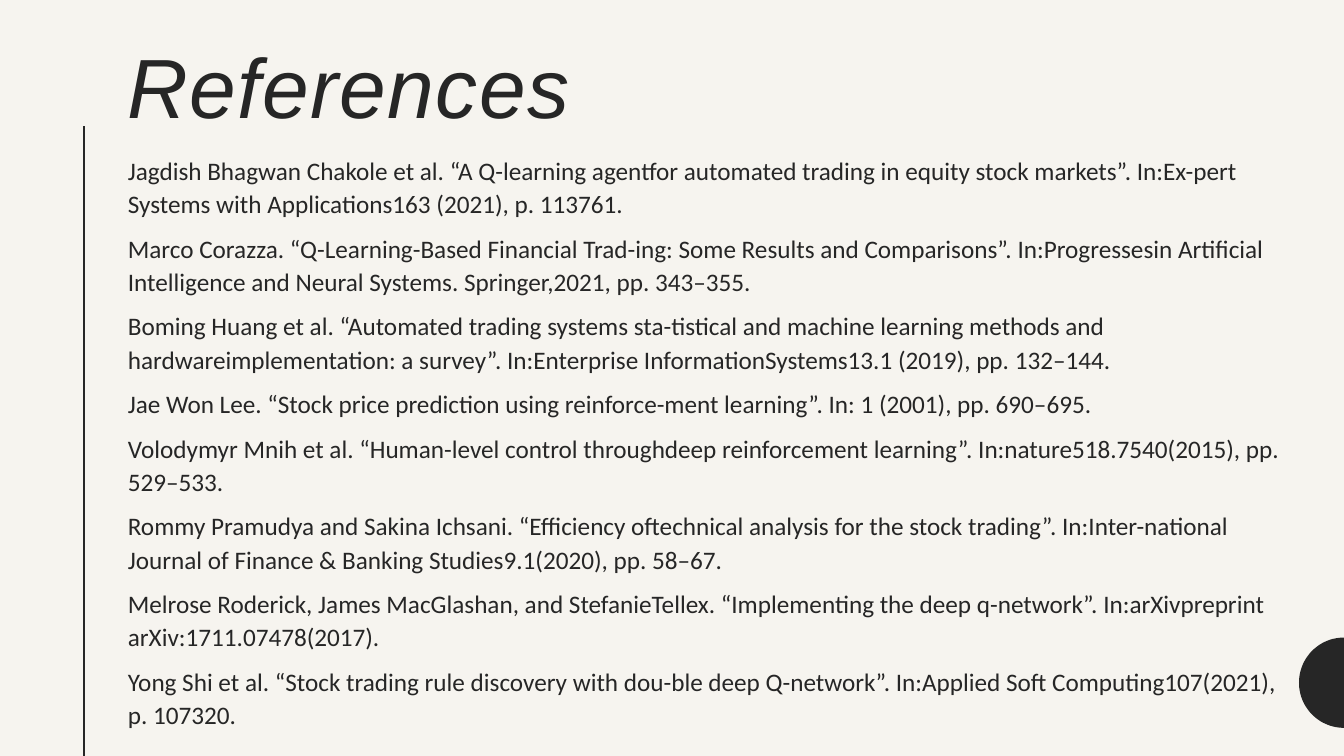
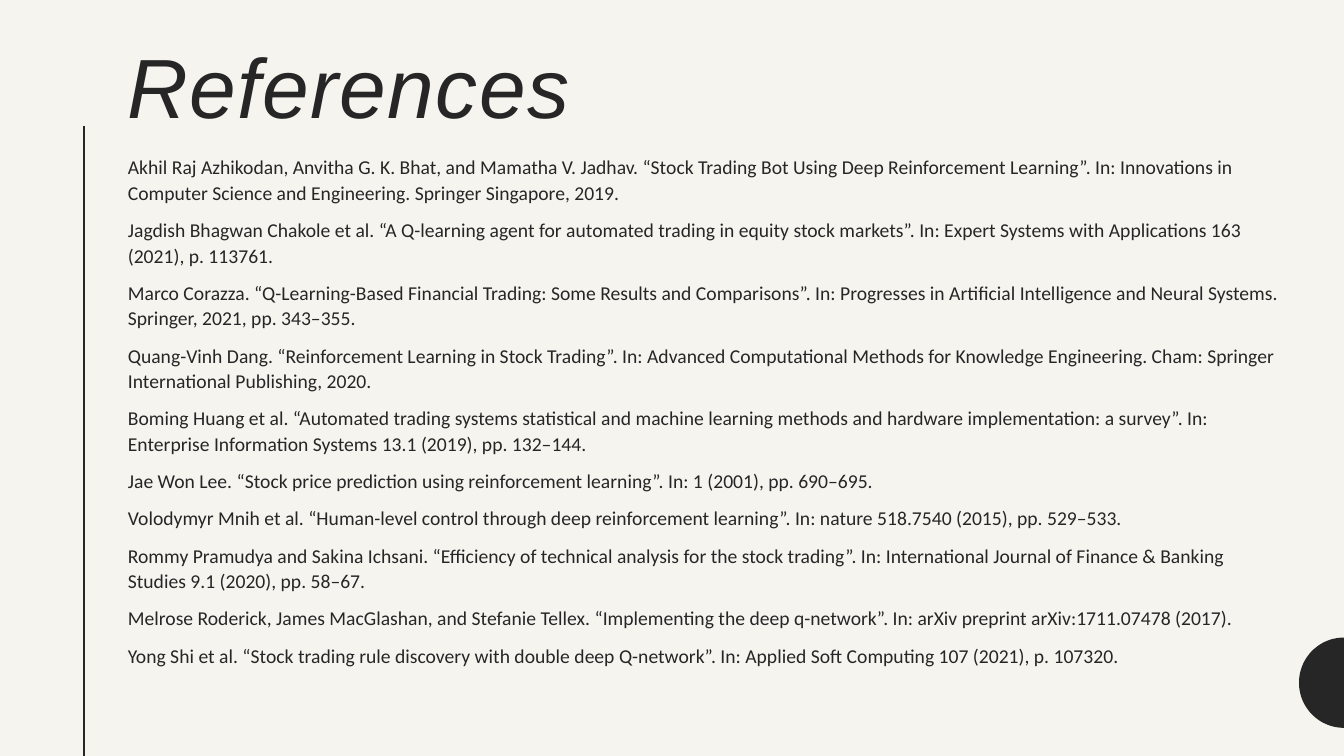
Before and after one commit to JacobTheDuck/Crypto-Reinforcement-Learning, a slide deck: slide 9 of RL Crypto Midterm.pptx. Drawn at 1344x756 pixels with LibreOffice and Linux fonts; fonts in the diff are those of the drawing. Boxes give left, top, right and bottom in pixels: in the first picture for what was removed or moved away, otherwise in the second. Text is boxed around its words. In the diff, an @@ line names an element or a change of style, - is before the commit and + after.

Commit message:
Update Power Point with references

```diff
--- a/RL Crypto Midterm.pptx
+++ b/RL Crypto Midterm.pptx
@@ text at bbox=[128, 160, 1277, 667]: text changed; size 18 to 14 pt @@
-Jagdish Bhagwan Chakole et al. “A Q-learning agentfor automated trading in equity stock markets”. In:Ex-pert Systems with Applications163 (2021), p. 113761.
-Marco Corazza. “Q-Learning-Based Financial Trad-ing: Some Results and Comparisons”. In:Progressesin Artificial Intelligence and Neural Systems. Springer,2021, pp. 343–355.
-Boming Huang et al. “Automated trading systems sta-tistical and machine learning methods and hardwareimplementation: a survey”. In:Enterprise InformationSystems13.1 (2019), pp. 132–144.
-Jae Won Lee. “Stock price prediction using reinforce-ment learning”. In: 1 (2001), pp. 690–695.
-Volodymyr Mnih et al. “Human-level control throughdeep reinforcement learning”. In:nature518.7540(2015), pp. 529–533.
-Rommy Pramudya and Sakina Ichsani. “Efficiency oftechnical analysis for the stock trading”. In:Inter-national Journal of Finance & Banking Studies9.1(2020), pp. 58–67.
-Melrose Roderick, James MacGlashan, and StefanieTellex. “Implementing the deep q-network”. In:arXivpreprint arXiv:1711.07478(2017).
-Yong Shi et al. “Stock trading rule discovery with dou-ble deep Q-network”. In:Applied Soft Computing107(2021), p. 107320.
+Akhil Raj Azhikodan, Anvitha G. K. Bhat, and Mamatha V. Jadhav. “Stock Trading Bot Using Deep Reinforcement Learning”. In: Innovations in Computer Science and Engineering. Springer Singapore, 2019.
+Jagdish Bhagwan Chakole et al. “A Q-learning agent for automated trading in equity stock markets”. In: Expert Systems with Applications 163 (2021), p. 113761.
+Marco Corazza. “Q-Learning-Based Financial Trading: Some Results and Comparisons”. In: Progresses in Artificial Intelligence and Neural Systems. Springer, 2021, pp. 343–355.
+Quang-Vinh Dang. “Reinforcement Learning in Stock Trading”. In: Advanced Computational Methods for Knowledge Engineering. Cham: Springer International Publishing, 2020.
+Boming Huang et al. “Automated trading systems statistical and machine learning methods and hardware implementation: a survey”. In: Enterprise Information Systems 13.1 (2019), pp. 132–144.
+Jae Won Lee. “Stock price prediction using reinforcement learning”. In: 1 (2001), pp. 690–695.
+Volodymyr Mnih et al. “Human-level control through deep reinforcement learning”. In: nature 518.7540 (2015), pp. 529–533.
+Rommy Pramudya and Sakina Ichsani. “Efficiency of technical analysis for the stock trading”. In: International Journal of Finance & Banking Studies 9.1 (2020), pp. 58–67.
+Melrose Roderick, James MacGlashan, and Stefanie Tellex. “Implementing the deep q-network”. In: arXiv preprint arXiv:1711.07478 (2017).
+Yong Shi et al. “Stock trading rule discovery with double deep Q-network”. In: Applied Soft Computing 107 (2021), p. 107320.
```
